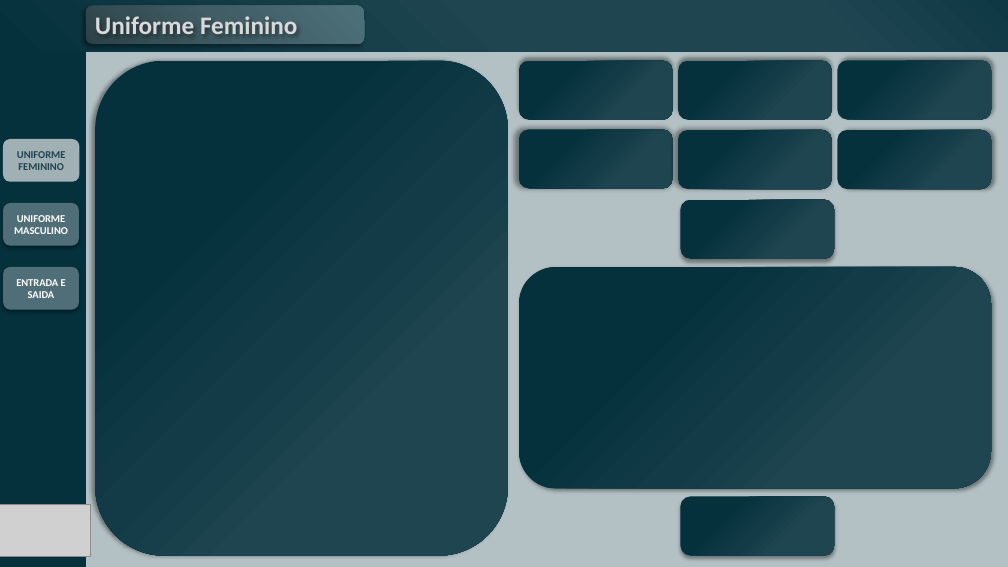
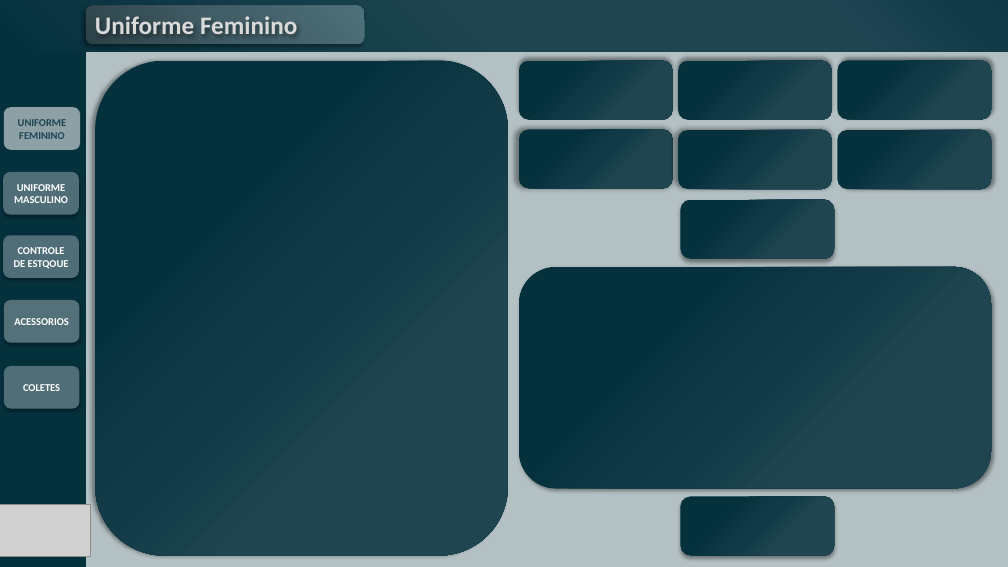
Before and after one commit to ToltalTouch/projeto_BI-ALMOXARIFADO, a slide deck: slide 10 of Apresentação1 4 1.pptx. Drawn at 1008x567 pixels with LibreOffice and Linux fonts; fonts in the diff are those of the drawing; grey boxes stand for pictures. Boxes give left, top, right and bottom in pixels: in the first picture for what was removed or moved away, otherwise in the second. Text is boxed around its words. In the diff, an @@ line names an element or a change of style, - is before the commit and + after.

```diff
--- a/Apresentação1 4 1.pptx
+++ b/Apresentação1 4 1.pptx
@@ rounded rectangle "UNIFORME FEMININO" moved from (x1=3, y1=139, x2=79, y2=182) to (x1=4, y1=107, x2=80, y2=150) @@
@@ rounded rectangle "UNIFORME FEMININO" at (x1=4, y1=107, x2=80, y2=150): text colour #1D4450 to #1E4550; fill #A0B0B5 to #8DA0A6 @@
@@ rounded rectangle "UNIFORME MASCULINO" moved from (x1=3, y1=203, x2=79, y2=246) to (x1=3, y1=172, x2=79, y2=215) @@
@@ rounded rectangle added at (x1=3, y1=235, x2=79, y2=278), fill #506E77, 10 pt, text #FFFFFF, bold @@
+CONTROLE DE ESTQOUE
@@ rounded rectangle removed at (x1=3, y1=267, x2=79, y2=310) @@
-ENTRADA E SAIDA
@@ rounded rectangle added at (x1=4, y1=300, x2=79, y2=343), fill #547179, 10 pt, text #FFFFFF, bold @@
+ACESSORIOS
@@ rounded rectangle added at (x1=4, y1=366, x2=79, y2=409), fill #506E77, 10 pt, text #FFFFFF, bold @@
+COLETES
```
Also in this commit, not shown: 4 other slides changed, 8 other files.
